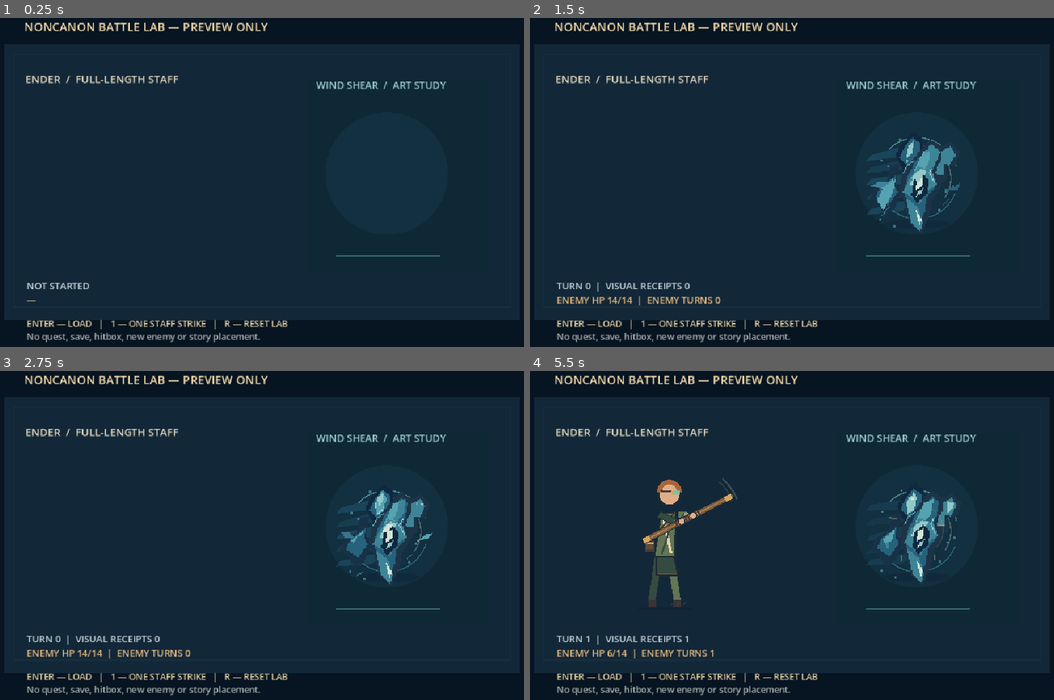
Above: before the commit, frames 1-4 (two rows, left to right).
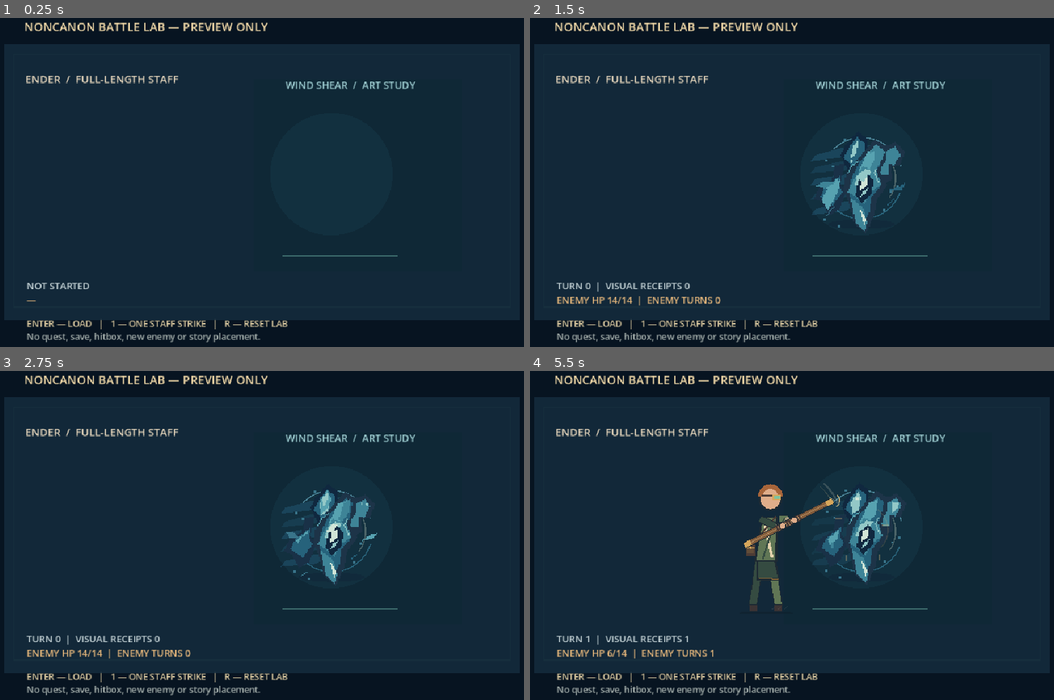
Above: after the commit, the same moments.

Repository: ndrorchestration/ToSailaStarrySky-jrpg
Game: Godot game, scene res://scenes/neutral_battle_visual_lab.tscn
Same seed, same stepped clock (60 frames per second), same inputs: the game is played once before the commit and once after it. This scene is started directly instead of the project's main scene.
Inputs:
- Up to frame 1 (0.25 s): no input
- Up to frame 2 (1.5 s): tap Enter at 0.5, 0.6 s; hold Right (ui_right) 0.53-1.28 s; tap Keypad Enter at 0.8, 1.35 s; hold Down (ui_down) from 1.28 s (still down)
- Up to frame 3 (2.75 s): tap 1 at 1.55, 2.1 s; release Down (ui_down) at 2.03 s; hold Right (ui_right) from 2.03 s (still down); tap R at 2.3 s
- Up to frame 4 (5.5 s): release Right (ui_right) at 2.78 s; hold Up (ui_up) 2.78-3.53 s; tap R at 2.85 s; tap E at 3.05, 3.6 s; hold Left (ui_left) 3.53-5.03 s; tap Enter at 3.8, 4.35 s; tap Keypad Enter at 4.55, 5.1 s; hold Down (ui_down) from 5.03 s (still down); tap 1 at 5.3 s

The runs differ from the first frame. In frame 1, 0.5% of the frame differs, in the area x 53-86%, y 19-73%; in frame 2, 4.0%; in frame 3, 3.9%; in frame 4, 6.4%, in the area x 21-86%, y 19-73%.

Commit message:
art(godot): stage actual full-length staff ferrule against provisional enemy surface

Diff:
--- a/godot/scripts/neutral_battle_visual_lab.gd
+++ b/godot/scripts/neutral_battle_visual_lab.gd
@@ -10,6 +10,12 @@
 
 const LOGICAL_SIZE := Vector2i(960, 640)
 const DEMO_ONLY := "NONCANON BATTLE LAB — PREVIEW ONLY"
+# A *visual* pressure-surface point in the provisional sprite, not physics.
+# Rig distance is measured from the real staff keyframe ferrule, never a
+# fabricated/shortened weapon or a melee collision.
+const ENEMY_STAGE_POSITION := Vector2(598.0, 323.0)
+const OPTICAL_CONTACT_LOCAL := Vector2(-49.0, -58.0)
+const MAX_OPTICAL_SEPARATION := 2.0
 
 class Sequence:
     extends RefCounted
@@ -33,16 +39,21 @@
 var last_visual_receipt: Dictionary = {}
 var accepted_actions: int = 0
 var finished_visual_receipts: int = 0
+var optical_contact_distance: float = -1.0
+var optical_contact_world: Vector2 = Vector2.ZERO
+var optical_contact_verified: bool = false
 
 func _ready() -> void:
     enemy_view = EnemyView.new()
     enemy_view.name = "NeutralLabEnemyView"
-    enemy_view.position = Vector2(692.0, 323.0)
+    enemy_view.position = ENEMY_STAGE_POSITION
     enemy_view.z_index = 2
     add_child(enemy_view)
     staff_view = Staff.new()
     staff_view.name = "ReadOnlyStaffPose"
-    staff_view.position = Vector2(294.0, 332.0)
+    # Resting staff position is a display placeholder. A resolved strike
+    # derives its staging position from the actual authored ferrule point.
+    staff_view.position = Vector2(424.0, 339.0)
     staff_view.z_index = 2
     staff_view.visible = false
     add_child(staff_view)
@@ -83,6 +94,9 @@
     accepted_actions = 0
     finished_visual_receipts = 0
     last_visual_receipt = {}
+    optical_contact_distance = -1.0
+    optical_contact_verified = false
+    optical_contact_world = Vector2.ZERO
     reduced_motion = enable_reduced_motion
     enemy_view.begin_encounter()
     enemy_view.set_reduced_motion(reduced_motion)
@@ -111,6 +125,20 @@
     var pose: Dictionary = receipt["visualPose"]
     if not staff_view.set_facing("east") or not staff_view.apply_battle_pose(pose):
         push_error("NEUTRAL_BATTLE_WEAPON_VIEW_REJECTED")
+        return false
+    # Contact staging is computed from a genuine authored frame. No moving
+    # hitbox, artificial projectile, staff-length editing, or combat reroll.
+    var frame: Dictionary = staff_view.visual_contract()
+    if not frame.has("shaftTipA") or not frame.has("weaponLength")         or absf(float(frame["weaponLength"]) - Staff.STAFF_HALF * 2.0) > 0.001:
+        push_error("NEUTRAL_BATTLE_OPTICAL_FERRULE_MISSING")
+        return false
+    optical_contact_world = enemy_view.position + OPTICAL_CONTACT_LOCAL
+    var tip_local: Vector2 = Vector2(frame["shaftTipA"])
+    staff_view.position = optical_contact_world - tip_local
+    optical_contact_distance = (staff_view.position + tip_local).distance_to(optical_contact_world)
+    optical_contact_verified = optical_contact_distance <= MAX_OPTICAL_SEPARATION
+    if not optical_contact_verified:
+        push_error("NEUTRAL_BATTLE_OPTICAL_STAGING_MISMATCH")
         return false
     staff_view.visible = true
     # Enemy state observes *actual* resolved retaliation and HP change, even
@@ -136,6 +164,8 @@
     if closed:
         enemy_view.visible = false
         staff_view.visible = false
+        optical_contact_verified = false
+        optical_contact_distance = -1.0
         queue_redraw()
     return closed
 
@@ -143,15 +173,23 @@
     draw_rect(Rect2(0, 0, 960, 640), Color("#071421"))
     draw_rect(Rect2(42, 89, 876, 469), Color("#122839"))
     draw_rect(Rect2(58, 106, 844, 430), Color("#162e3d"), false, 2.0)
-    draw_rect(Rect2(558, 149, 307, 327), Color("#0f2836"))
-    draw_circle(Vector2(692, 309), 104, Color(0.22, 0.57, 0.66, 0.08))
-    draw_line(Vector2(605, 449), Vector2(783, 449), Color(0.44, 0.72, 0.67, 0.45), 1.0)
+    draw_rect(Rect2(465, 149, 355, 327), Color("#0f2836"))
+    draw_circle(ENEMY_STAGE_POSITION + Vector2(0, -13), 104, Color(0.22, 0.57, 0.66, 0.08))
+    draw_line(Vector2(515, 449), Vector2(710, 449), Color(0.44, 0.72, 0.67, 0.45), 1.0)
+    # The only optical impact accent is a nonflashing, motion-accessible
+    # still marker exactly at the real staff ferrule and provisional surface.
+    # It cannot authorize or detect a hit. The controller already resolved it.
+    if optical_contact_verified and not reduced_motion         and enemy_view != null and enemy_view.reaction_phase() == "hit":
+        draw_arc(optical_contact_world, 12.0, -0.9, 1.0, 16,
+            Color(0.98, 0.81, 0.50, 0.72), 2.0)
+        draw_arc(optical_contact_world, 6.0, 2.0, 4.1, 14,
+            Color(0.55, 0.86, 0.83, 0.74), 2.0)
     var font := ThemeDB.fallback_font
     draw_string(font, Vector2(76, 67), DEMO_ONLY,
         HORIZONTAL_ALIGNMENT_LEFT, 770, 20, Color("#f0d8a7"))
     draw_string(font, Vector2(78, 155), "ENDER  /  FULL-LENGTH STAFF",
         HORIZONTAL_ALIGNMENT_LEFT, 460, 18, Color("#eadabf"))
-    draw_string(font, Vector2(572, 165), "WIND SHEAR  /  ART STUDY",
+    draw_string(font, Vector2(520, 165), "WIND SHEAR  /  ART STUDY",
         HORIZONTAL_ALIGNMENT_LEFT, 300, 17, Color("#9dcdd1"))
     var status: String = "NOT STARTED"
     var hp: String = "—"
